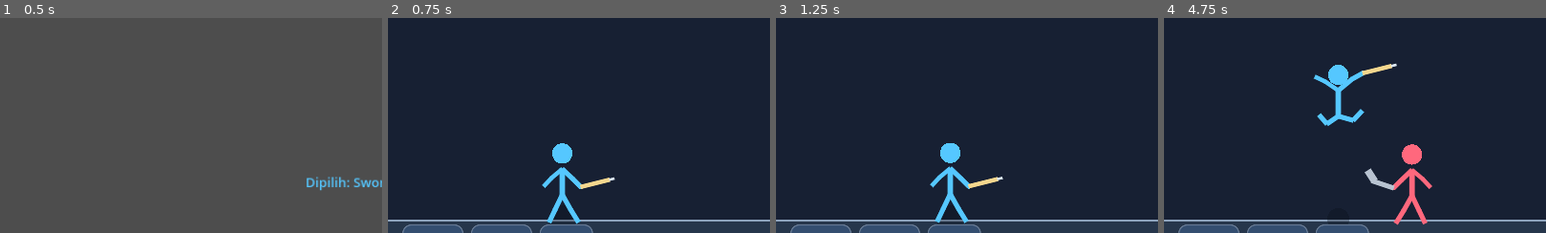
Above: before the commit, frames 1-4 (left to right).
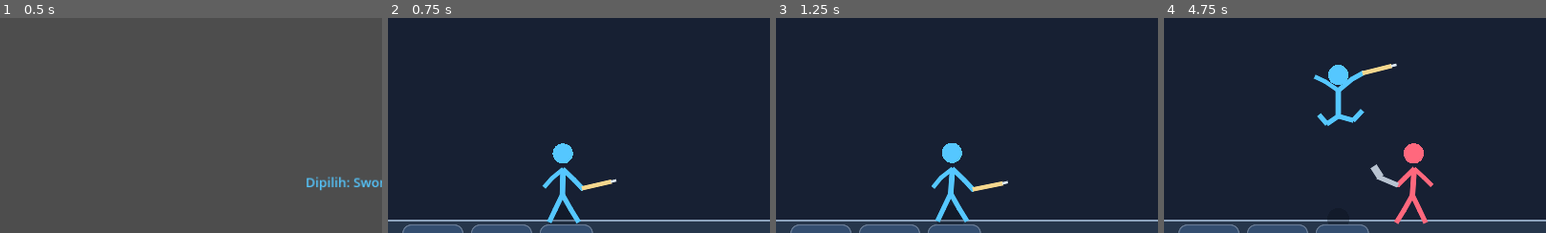
Above: after the commit, the same moments.

Repository: satriamada-web/stickman-duel
Game: Godot game, scene res://scenes/main.tscn
The game is run twice, just before and just after one commit, with the same random seed, the same clock (stepped at 60 frames per second) and the same inputs.
Inputs:
- Up to frame 1 (0.5 s): no input
- Up to frame 2 (0.75 s): click "MULAI BERTARUNG" at 0.5 s
- Up to frame 3 (1.25 s): no input
- Up to frame 4 (4.75 s): click "◀ KIRI" at 1.25 s; click "KANAN ▶" at 2 s; click "STOP" at 2.75 s; click "BLOCK" at 3.5 s; click "LOMPAT" at 4.25 s
The pictures show only the part of the screen within x 1-51%, y 32-82%; the shares and areas given below are measured in that part.

Frame 1 is identical in both runs. In frame 2, 0.5% of the frame differs, in the area x 40-60%, y 58-96%; in frame 3, 0.9%; in frame 4, 1.0%, in the area x 52-71%, y 58-97%.

Commit message:
Add character-specific procedural idle animations

Diff:
--- a/scripts/main.gd
+++ b/scripts/main.gd
@@ -212,8 +212,8 @@
 			var trail_offset := float(trail_index) * 17.0 * float(player_facing)
 			draw_line(Vector2(player_x - trail_offset, FLOOR_Y - 75.0), Vector2(player_x - trail_offset - 24.0 * float(player_facing), FLOOR_Y - 75.0), trail_color, 5.0 - float(trail_index) * 0.7, true)
 	draw_circle(Vector2(player_x, FLOOR_Y - 3.0), 23.0 - minf(jump_height * 0.035, 12.0), Color(0.02, 0.04, 0.08, 0.28))
-	_draw_fighter(player_x, FLOOR_Y - jump_height, player_tint, …(245 unchanged characters)… ight > 0.0, combo_step, player_hit_flash)
-	_draw_fighter(enemy_x, FLOOR_Y, enemy_tint, -1, "AXE", absf(enemy_x - player_x) > 125.0, enemy_attack_animation_time, 0.24, false, false, 1, enemy_hit_flash)
+	_draw_fighter(player_x, FLOOR_Y - jump_height, player_tint, …(245 unchanged characters)… ight > 0.0, combo_step, player_hit_flash, selected_character)
+	_draw_fighter(enemy_x, FLOOR_Y, enemy_tint, -1, "AXE", absf(enemy_x - player_x) > 125.0, enemy_attack_animation_time, 0.24, false, false, 1, enemy_hit_flash, "Axeman")
 	if impact_effect_time > 0.0:
 		var impact_y := FLOOR_Y - 78.0
 		var impact_progress := 1.0 - impact_effect_time / 0.24
@@ -227,12 +227,16 @@
 			var ray_end := Vector2(cos(angle), sin(angle)) * (burst_radius + 12.0)
 			draw_line(Vector2(impact_effect_x, impact_y) + ray_start, Vector2(impact_effect_x, impact_y) + ray_end, burst_color, 3.0)
 
-func _draw_fighter(x: float, floor_y: float, tint: Color, direction: int, weapon: String, walking: bool, attack_time: float, attack_duration: float, dashing: bool, airborne: bool, combo_style: int, hit_time: float) -> void:
+func _draw_fighter(x: float, floor_y: float, tint: Color, direction: int, weapon: String, walking: bool, attack_time: float, attack_duration: float, dashing: bool, airborne: bool, combo_style: int, hit_time: float, fighter_name: String) -> void:
 	# Animasi prosedural dengan fase ancang-ancang, ayunan, dan pemulihan.
 	var phase := animation_time * (13.0 if walking else 2.2)
 	var stride := sin(phase) if walking else 0.0
 	var idle_breath := sin(animation_time * 2.4)
-	var bob := absf(sin(phase * 2.0)) * 5.0 if walking else idle_breath * 1.8
+	var idle_phase := animation_time * 1.7 + (0.0 if fighter_name == "Swordman" else (1.1 if fighter_name == "Axeman" else 2.0))
+	var idle_sway := sin(idle_phase)
+	var is_idle := not walking and attack_time <= 0.0 and not dashing and not airborne and hit_time <= 0.0
+	var idle_strength := 1.0 if is_idle else 0.0
+	var bob := absf(sin(phase * 2.0)) * 5.0 if walking else idle_breath * 1.8 + absf(idle_sway) * 1.2 * idle_strength
 	var lean := 0.0
 	if dashing:
 		lean = -float(direction) * 13.0
@@ -240,10 +244,10 @@
 		var attack_progress := 1.0 - clampf(attack_time / maxf(attack_duration, 0.01), 0.0, 1.0)
 		# Sedikit mundur saat persiapan, condong ke depan saat ayunan.
 		lean = float(direction) * (sin(attack_progress * PI) * 12.0 - 5.0 * (1.0 - attack_progress))
-	var center := Vector2(x, floor_y - bob)
-	var head := center + Vector2(lean * 0.45, -112)
-	var shoulder := center + Vector2(lean, -86)
-	var hip := center + Vector2(lean * 0.35, -43)
+	var center := Vector2(x + idle_sway * 1.8 * idle_strength, floor_y - bob)
+	var head := center + Vector2(lean * 0.45 + idle_sway * 1.2 * idle_strength, -112 + idle_breath * 1.2 * idle_strength)
+	var shoulder := center + Vector2(lean + idle_sway * 2.2 * idle_strength, -86 + idle_breath * 1.8 * idle_strength)
+	var hip := center + Vector2(lean * 0.35 - idle_sway * 1.0 * idle_strength, -43)
 
 	if hit_time > 0.0:
 		var reaction := clampf(hit_time / 0.22, 0.0, 1.0)
@@ -260,10 +264,10 @@
 	var front_foot := front_knee + Vector2(13.0 * direction + leg_swing * 0.7, 21.0 - absf(stride) * 9.0)
 	var back_foot := back_knee + Vector2(-10.0 * direction - leg_swing * 0.7, 21.0 - absf(stride) * 9.0)
 
-	var front_elbow := shoulder + Vector2(18.0 * direction - stride * 9.0, 17.0)
-	var front_hand := front_elbow + Vector2(13.0 * direction - stride * 7.0, 13.0)
-	var back_elbow := shoulder + Vector2(-18.0 * direction + stride * 9.0, 15.0)
-	var back_hand := back_elbow + Vector2(-13.0 * direction + stride * 7.0, 14.0)
+	var front_elbow := shoulder + Vector2(18.0 * direction - stride * 9.0 + idle_sway * 2.0 * idle_strength, 17.0 + idle_breath * 2.0 * idle_strength)
+	var front_hand := front_elbow + Vector2(13.0 * direction - stride * 7.0 + idle_sway * 1.5 * idle_strength, 13.0 + idle_breath * 2.5 * idle_strength)
+	var back_elbow := shoulder + Vector2(-18.0 * direction + stride * 9.0 - idle_sway * 1.5 * idle_strength, 15.0)
+	var back_hand := back_elbow + Vector2(-13.0 * direction + stride * 7.0, 14.0 + idle_breath * 2.0 * idle_strength)
 
 	if attack_time > 0.0:
 		var progress := 1.0 - clampf(attack_time / maxf(attack_duration, 0.01), 0.0, 1.0)
@@ -329,13 +333,14 @@
 	draw_circle(front_hand, 4.0, tint)
 
 	# Senjata mengikuti tangan sepanjang animasi.
-	var weapon_tip := front_hand + Vector2(48.0 * direction, -12.0)
+	var idle_weapon_sway := idle_sway * idle_strength
+	var weapon_tip := front_hand + Vector2(48.0 * direction + idle_weapon_sway * 2.0, -12.0 + idle_breath * 2.0 * idle_strength)
 	if weapon == "SPEAR":
-		weapon_tip = front_hand + Vector2(78.0 * direction, -5.0)
+		weapon_tip = front_hand + Vector2(78.0 * direction + idle_weapon_sway * 4.0, -5.0 + idle_breath * 3.0 * idle_strength)
 		draw_line(front_hand, weapon_tip, Color("#f5d78e"), 5.0, true)
 		draw_line(weapon_tip, weapon_tip + Vector2(12.0 * direction, -2.0), Color("#dce7f2"), 3.0, true)
 	elif weapon == "AXE":
-		weapon_tip = front_hand + Vector2(36.0 * direction, -12.0)
+		weapon_tip = front_hand + Vector2(36.0 * direction + idle_weapon_sway * 3.0, -12.0 + idle_breath * 3.5 * idle_strength)
 		draw_line(front_hand, weapon_tip, Color("#b8c3d1"), 7.0, true)
 		draw_line(weapon_tip + Vector2(-4.0 * direction, 0), weapon_tip + Vector2(7.0 * direction, -17.0), Color("#b8c3d1"), 11.0, true)
 	else:
